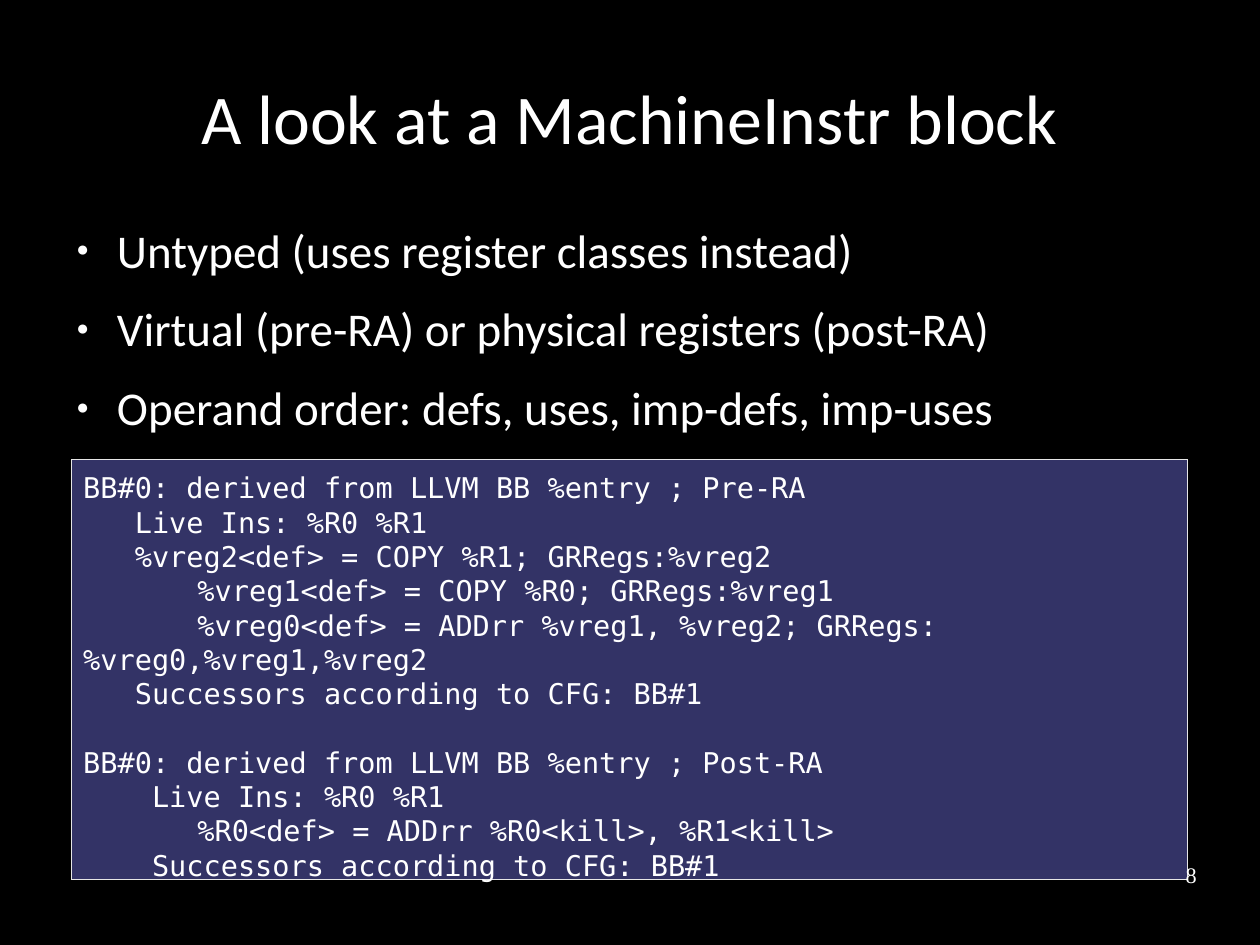
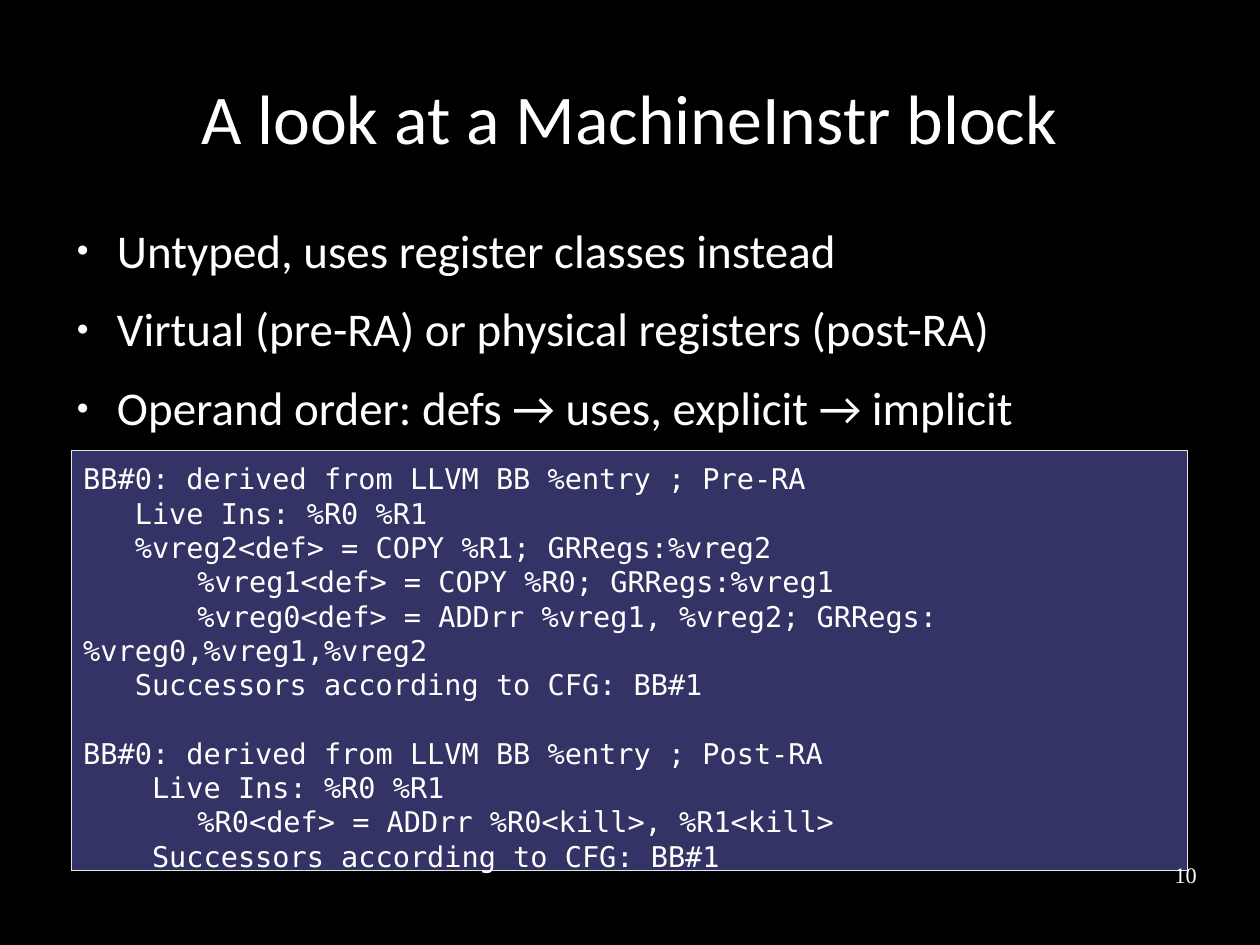
Before and after one commit to frasercrmck/llvm-leg, a slide deck: slide 10 of docs/Codeplay/Slides.odp (slide 8 before the commit). Drawn at 1260x945 pixels with LibreOffice and Linux fonts; fonts in the diff are those of the drawing. Boxes give left, top, right and bottom in pixels: in the first picture for what was removed or moved away, otherwise in the second. Text is boxed around its words. In the diff, an @@ line names an element or a change of style, - is before the commit and + after.

```diff
--- a/docs/Codeplay/Slides.odp
+++ b/docs/Codeplay/Slides.odp
@@ text at (x1=117, y1=235, x2=835, y2=276): text changed @@
-● Untyped (uses register classes instead)
+● Untyped, uses register classes instead
@@ text at (x1=117, y1=392, x2=1013, y2=433): text changed @@
-● Operand order: defs, uses, imp-defs, imp-uses
+● Operand order: defs → uses, explicit → implicit
@@ rectangle "BB#0: derived from LLVM BB ..." moved from (x1=72, y1=460, x2=1188, y2=880) to (x1=72, y1=450, x2=1188, y2=871) @@
@@ page number at (x1=1175, y1=865, x2=1197, y2=884): text changed @@
-8
+10
```
Also in this commit, not shown: 33 other slides changed, 4 slides added, 1 slide removed.
